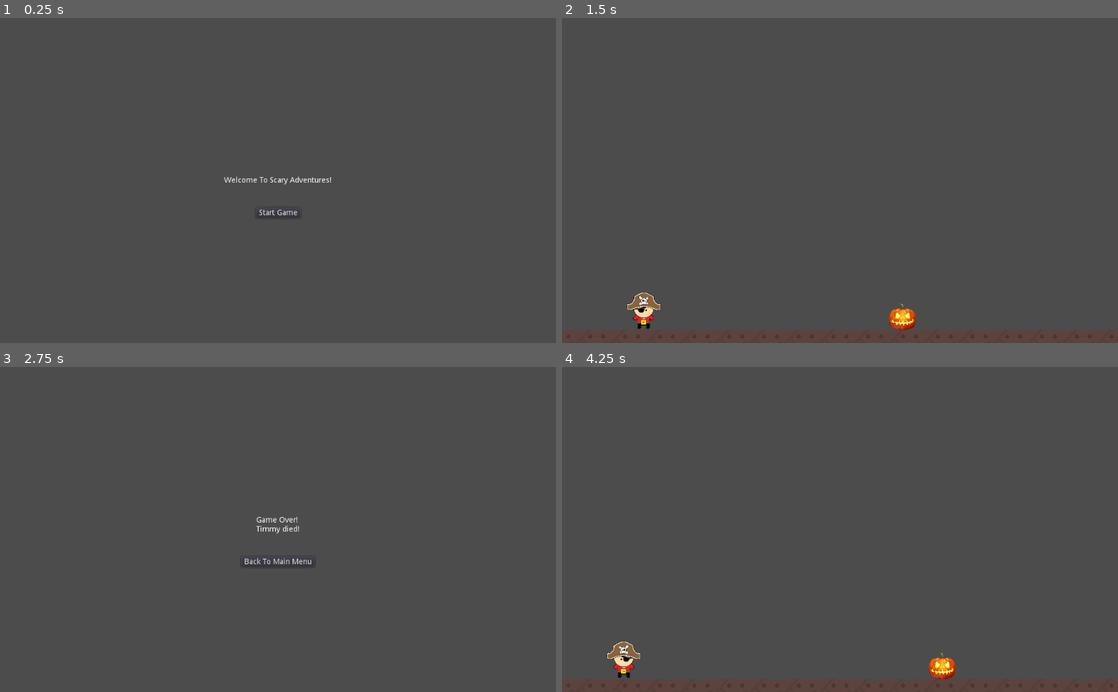
Above: before the commit, frames 1-4 (two rows, left to right).
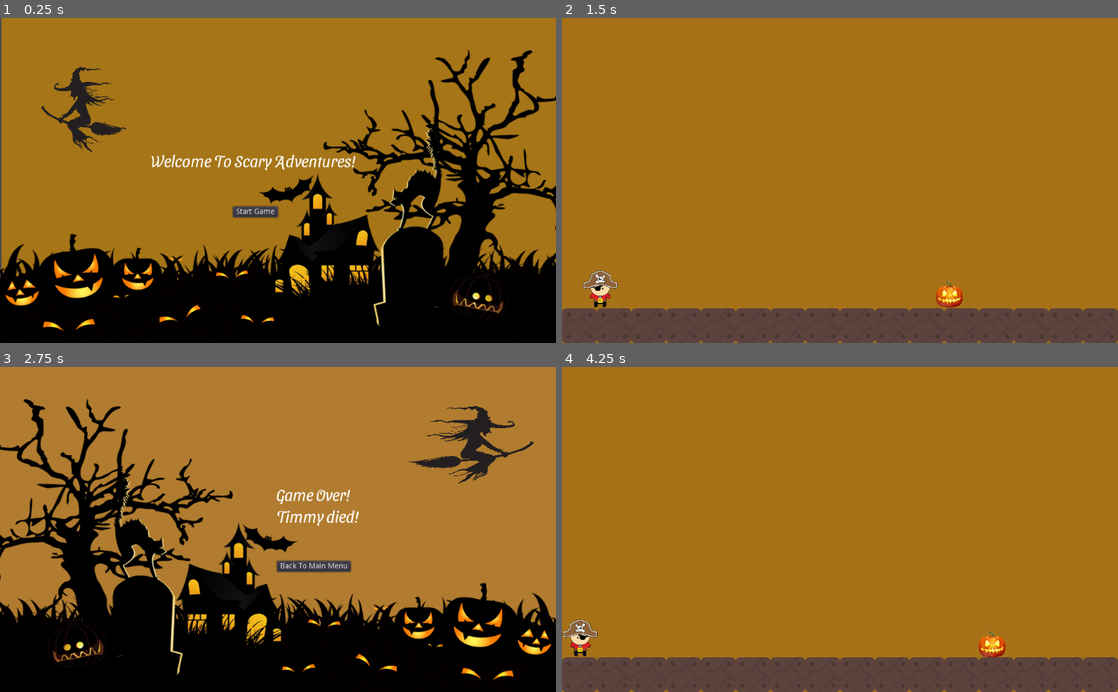
Above: after the commit, the same moments.

Repository: bsu-cs315/MJ-ScaryAdventures
Game: Godot game, scene res://src/MainMenu.tscn
The game is run twice, just before and just after one commit, with the same random seed, the same clock (stepped at 60 frames per second) and the same inputs.
Inputs:
- Up to frame 1 (0.25 s): no input
- Up to frame 2 (1.5 s): click "Start Game" at 0.5 s; hold D (move_right) from 1.28 s (still down)
- Up to frame 3 (2.75 s): keep holding D (move_right); tap Space (jump) at 1.52, 2.27 s
- Up to frame 4 (4.25 s): release D (move_right) at 2.75 s; click "Back To Main Menu" at 2.75 s; click "Start Game" at 3.5 s

The runs differ from the first frame. In frame 1, 100% of the frame differs, in the area x 0-100%, y 0-100%; in frame 2, 90%; in frame 3, 100%; in frame 4, 90%.

Commit message:
Add more pumpkins and throw them at Timmy when in range

Diff:
--- a/src/EvilPumpkin.gd
+++ b/src/EvilPumpkin.gd
@@ -3,13 +3,34 @@
 
 signal timmy_hit
 
-onready var _raycasts := [$LeftRayCast, $RightRayCast, $UpRayCast]
-
-func _ready():
-	apply_impulse(Vector2.ZERO, Vector2(-400, 0))
+onready var _can_throw := true
+onready var _is_done := false
+onready var _raycasts := [
+		$LeftRayCast,
+		$RightRayCast,
+		$UpRayCast,
+		$DownRayCast,
+		$TLRayCast,
+		$BLRayCast,
+		$TRRayCast,
+		$BRRayCast
+]
 
 
-func _physics_process(_delta):
+func _physics_process(_delta) -> void:
+	_check_for_collisions()
+
+
+func disable_can_throw() -> void:
+	_can_throw = false
+
+
+func can_throw() -> bool:
+	return _can_throw
+
+
+func _check_for_collisions() -> void:
 	for raycast in _raycasts:
 		if raycast.is_colliding():
-			emit_signal("timmy_hit")
+			if raycast.get_collider().name == "Timmy":
+				emit_signal("timmy_hit")
--- a/src/EvilPumpkin.tscn
+++ b/src/EvilPumpkin.tscn
@@ -21,17 +21,48 @@
 shape = SubResource( 1 )
 
 [node name="LeftRayCast" type="RayCast2D" parent="."]
-position = Vector2( 24.1398, 3.87346 )
+position = Vector2( 24.1398, 3.13768 )
 rotation = 1.5708
+scale = Vector2( 1.5, 1 )
 enabled = true
 
 [node name="UpRayCast" type="RayCast2D" parent="."]
 position = Vector2( 1.13687e-13, 19.894 )
 rotation = 3.14159
-scale = Vector2( 1, 0.75 )
+scale = Vector2( 1.75, 0.75 )
 enabled = true
 
 [node name="RightRayCast" type="RayCast2D" parent="."]
 position = Vector2( -24.0173, 4.25224 )
 rotation = -1.5708
+scale = Vector2( 1.75, 1 )
 enabled = true
+
+[node name="DownRayCast" type="RayCast2D" parent="."]
+position = Vector2( 0, -12.918 )
+scale = Vector2( 1.75, 0.75 )
+enabled = true
+
+[node name="TLRayCast" type="RayCast2D" parent="."]
+position = Vector2( 8.35216, 13.8089 )
+rotation = 2.35619
+scale = Vector2( 1.75, 0.75 )
+enabled = true
+
+[node name="BLRayCast" type="RayCast2D" parent="."]
+position = Vector2( 7.12719, -7.23856 )
+rotation = 0.785398
+scale = Vector2( 1.75, 0.75 )
+enabled = true
+
+[node name="TRRayCast" type="RayCast2D" parent="."]
+position = Vector2( -7.79538, 13.9203 )
+rotation = -2.35619
+scale = Vector2( 1.75, 0.75 )
+enabled = true
+
+[node name="BRRayCast" type="RayCast2D" parent="."]
+position = Vector2( -7.79536, -6.01357 )
+rotation = -0.785398
+scale = Vector2( 1.75, 0.75 )
+enabled = true
--- a/src/Level.gd
+++ b/src/Level.gd
@@ -2,8 +2,25 @@
 
 
 onready var _timmy := $Timmy
+onready var _evil_pumpkins := [
+		$EvilPumpkin,
+		$EvilPumpkin2,
+		$EvilPumpkin3,
+		$EvilPumpkin4,
+		$EvilPumpkin5
+]
 
 
 func _on_timmy_hit():
 	_timmy.die()
 	var _ignored = get_tree().change_scene("res://src/LosingScreen.tscn")
+
+
+func _on_throw_pumpkin(evil_pumpkin):
+	var next_pumpkin: RigidBody2D
+	for pumpkin in _evil_pumpkins:
+		if pumpkin == evil_pumpkin:
+			next_pumpkin = pumpkin
+	if next_pumpkin.can_throw():
+		next_pumpkin.apply_impulse(Vector2.ZERO, Vector2(-550, 0))
+		next_pumpkin.disable_can_throw()
--- a/src/Level.tscn
+++ b/src/Level.tscn
@@ -9,6 +9,7 @@
 points = PoolVector2Array( 0, 0, 64, 0, 64, 64, 0, 64 )
 
 [sub_resource type="TileSet" id=2]
+resource_local_to_scene = true
 0/name = "blockBrown_broken.png 0"
 0/texture = ExtResource( 1 )
 0/tex_offset = Vector2( 0, 0 )
@@ -34,15 +35,53 @@
 [node name="Level" type="Node2D"]
 script = ExtResource( 4 )
 
+[node name="ColorRect" type="ColorRect" parent="."]
+margin_right = 2568.0
+margin_bottom = 640.0
+color = Color( 0.701961, 0.466667, 0.0588235, 0.87451 )
+__meta__ = {
+"_edit_use_anchors_": false
+}
+
 [node name="TileMap" type="TileMap" parent="."]
 tile_set = SubResource( 2 )
 format = 1
-tile_data = PoolIntArray( 589824, 0, 0, 589825, 0, 0, 589826, 0, 0 …(478 unchanged characters)…
+tile_data = PoolIntArray( 65535, 0, 0, 131071, 0, 0, 196607, 0, 0, 262143, 0, 0, 327679, 0, 0, 393215, 0, 0, 458751, 0, 0, 524287, 0, 0, 589823, 0, 0, 655359, 0, 0, 589824, 0, 0, 589825, 0, 0, 589826, 0, 0 …(478 unchanged characters)…
+
+[node name="Background" type="TextureRect" parent="."]
+anchor_right = 1.0
+anchor_bottom = 1.0
+margin_left = -72.0
+margin_top = -72.0
+margin_right = 2304.0
+margin_bottom = 536.0
+expand = true
+stretch_mode = 1
+__meta__ = {
+"_edit_use_anchors_": false
+}
+
+[node name="Timmy" parent="." instance=ExtResource( 3 )]
+position = Vector2( 32, 544 )
 
 [node name="EvilPumpkin" parent="." instance=ExtResource( 2 )]
-position = Vector2( 956.778, 531.157 )
+position = Vector2( 792, 552 )
 mode = 2
 
-[node name="Timmy" parent="." instance=ExtResource( 3 )]
-position = Vector2( 112.126, 536.606 )
+[node name="EvilPumpkin2" parent="." instance=ExtResource( 2 )]
+position = Vector2( 1064, 552 )
+
+[node name="EvilPumpkin3" parent="." instance=ExtResource( 2 )]
+position = Vector2( 1368, 552 )
+
+[node name="EvilPumpkin4" parent="." instance=ExtResource( 2 )]
+position = Vector2( 1704, 552 )
+
+[node name="EvilPumpkin5" parent="." instance=ExtResource( 2 )]
+position = Vector2( 2072, 552 )
+[connection signal="throw_pumpkin" from="Timmy" to="." method="_on_throw_pumpkin"]
 [connection signal="timmy_hit" from="EvilPumpkin" to="." method="_on_timmy_hit"]
+[connection signal="timmy_hit" from="EvilPumpkin2" to="." method="_on_timmy_hit"]
+[connection signal="timmy_hit" from="EvilPumpkin3" to="." method="_on_timmy_hit"]
+[connection signal="timmy_hit" from="EvilPumpkin4" to="." method="_on_timmy_hit"]
+[connection signal="timmy_hit" from="EvilPumpkin5" to="." method="_on_timmy_hit"]
--- a/src/LosingScreen.tscn
+++ b/src/LosingScreen.tscn
@@ -1,19 +1,56 @@
-[gd_scene load_steps=2 format=2]
+[gd_scene load_steps=6 format=2]
 
 [ext_resource path="res://src/EndGame.gd" type="Script" id=1]
+[ext_resource path="res://assets/fonts/SansitaSwashed-VariableFont_wght.ttf" type="DynamicFontData" id=2]
+[ext_resource path="res://assets/kisspng-jack-skellington-halloween-pumpkin-costume-party-c-halloween-ghost-town-5a917aec4cdcf1.8673684015194836283148.png" type="Texture" id=3]
+[ext_resource path="res://assets/witch.png" type="Texture" id=4]
+
+[sub_resource type="DynamicFont" id=1]
+size = 30
+font_data = ExtResource( 2 )
 
 [node name="LosingScreen" type="CanvasLayer"]
 script = ExtResource( 1 )
+
+[node name="ColorRect" type="ColorRect" parent="."]
+margin_right = 1030.0
+margin_bottom = 603.0
+color = Color( 0.72549, 0.498039, 0.172549, 0.92549 )
+__meta__ = {
+"_edit_use_anchors_": false
+}
+
+[node name="Witch" type="TextureRect" parent="."]
+margin_left = 747.981
+margin_top = 70.984
+margin_right = 984.981
+margin_bottom = 215.984
+texture = ExtResource( 4 )
+expand = true
+flip_h = true
+__meta__ = {
+"_edit_use_anchors_": false
+}
+
+[node name="HalloweenBackground" type="TextureRect" parent="."]
+margin_right = 1025.0
+margin_bottom = 600.0
+texture = ExtResource( 3 )
+expand = true
+flip_h = true
+__meta__ = {
+"_edit_use_anchors_": false
+}
 
 [node name="MainMenuButton" type="Button" parent="."]
 anchor_left = 0.5
 anchor_top = 0.5
 anchor_right = 0.5
 anchor_bottom = 0.5
-margin_left = -68.0
-margin_top = 50.0
-margin_right = 68.0
-margin_bottom = 70.0
+margin_left = -2.4841
+margin_top = 57.5595
+margin_right = 133.516
+margin_bottom = 77.5595
 text = "Back To Main Menu"
 __meta__ = {
 "_edit_use_anchors_": false
@@ -24,10 +61,11 @@
 anchor_top = 0.5
 anchor_right = 0.5
 anchor_bottom = 0.5
-margin_left = -40.0
-margin_top = -24.0
-margin_right = 40.0
-margin_bottom = 24.0
+margin_left = -3.4624
+margin_top = -84.4762
+margin_right = 148.538
+margin_bottom = 32.5238
+custom_fonts/font = SubResource( 1 )
 text = "Game Over!
 Timmy died!
 "
--- a/src/MainMenu.tscn
+++ b/src/MainMenu.tscn
@@ -1,19 +1,46 @@
-[gd_scene load_steps=2 format=2]
+[gd_scene load_steps=6 format=2]
 
 [ext_resource path="res://src/MainMenu.gd" type="Script" id=1]
+[ext_resource path="res://assets/fonts/SansitaSwashed-VariableFont_wght.ttf" type="DynamicFontData" id=2]
+[ext_resource path="res://assets/kisspng-jack-skellington-halloween-pumpkin-costume-party-c-halloween-ghost-town-5a917aec4cdcf1.8673684015194836283148.png" type="Texture" id=3]
+[ext_resource path="res://assets/witch.png" type="Texture" id=4]
+
+[sub_resource type="DynamicFont" id=1]
+size = 30
+outline_color = Color( 0.0470588, 0.0431373, 0.0431373, 1 )
+font_data = ExtResource( 2 )
 
 [node name="MainMenu" type="CanvasLayer"]
 script = ExtResource( 1 )
+
+[node name="ColorRect" type="ColorRect" parent="."]
+margin_left = 3.0
+margin_right = 1025.0
+margin_bottom = 601.0
+color = Color( 0.733333, 0.498039, 0.0431373, 0.811765 )
+__meta__ = {
+"_edit_use_anchors_": false
+}
+
+[node name="Background" type="TextureRect" parent="."]
+margin_right = 1024.0
+margin_bottom = 600.0
+texture = ExtResource( 3 )
+expand = true
+__meta__ = {
+"_edit_use_anchors_": false
+}
 
 [node name="WelcomeMessage" type="Label" parent="."]
 anchor_left = 0.5
 anchor_top = 0.5
 anchor_right = 0.5
 anchor_bottom = 0.5
-margin_left = -99.0
-margin_top = -7.0
-margin_right = 99.0
-margin_bottom = 7.0
+margin_left = -234.487
+margin_top = -56.4506
+margin_right = 142.513
+margin_bottom = -19.4506
+custom_fonts/font = SubResource( 1 )
 text = "Welcome To Scary Adventures!"
 __meta__ = {
 "_edit_use_anchors_": false
@@ -24,12 +51,23 @@
 anchor_top = 0.5
 anchor_right = 0.5
 anchor_bottom = 0.5
-margin_left = -41.5
-margin_top = 50.0
-margin_right = 41.5
-margin_bottom = 70.0
+margin_left = -83.031
+margin_top = 47.7552
+margin_right = -0.0310364
+margin_bottom = 67.7552
 text = "Start Game"
 __meta__ = {
 "_edit_use_anchors_": false
 }
+
+[node name="Witch" type="TextureRect" parent="."]
+margin_left = 75.0
+margin_top = 89.0
+margin_right = 235.0
+margin_bottom = 249.0
+texture = ExtResource( 4 )
+expand = true
+__meta__ = {
+"_edit_use_anchors_": false
+}
 [connection signal="pressed" from="StartGame" to="." method="_on_StartGame_pressed"]
--- a/src/Timmy.gd
+++ b/src/Timmy.gd
@@ -1,29 +1,45 @@
 extends KinematicBody2D
 
+signal throw_pumpkin(evil_pumpkin)
 
 const GRAVITY := 900.0
 const JUMP_FORCE := 415
+const EVIL_PUMPKIN_NAMES := [
+	"EvilPumpkin",
+	"EvilPumpkin2",
+	"EvilPumpkin3",
+	"EvilPumpkin4",
+	"EvilPumpkin5",
+]
 
 var _run_speed := 200
 var _velocity := Vector2()
 var _is_grounded := true
 
-onready var player_sprite := $Sprite
+onready var _sprite := $Sprite
+onready var _raycast := $RayCast2D
 
 
 func _physics_process(delta: float):
 	_handle_vertical_movement(delta)
 	_handle_horizontal_movement()
 	_velocity = move_and_slide(_velocity, Vector2.UP)
+	if _raycast.is_colliding():
+		var collider = _raycast.get_collider()
+		if _is_an_evil_pumpkin(collider.name):
+			emit_signal("throw_pumpkin", collider)
 
+
+func die() -> void:
+	queue_free()
 
 
 func _handle_horizontal_movement() -> void:
 	if Input.is_action_pressed("move_right"):
-		player_sprite.flip_h = true
+		_sprite.flip_h = true
 		_velocity.x = _run_speed
 	elif Input.is_action_pressed("move_left"):
-		player_sprite.flip_h = false
+		_sprite.flip_h = false
 		_velocity.x = -_run_speed
 	else:
 		_velocity.x = 0
@@ -36,6 +52,8 @@
 	_is_grounded = true if is_on_floor() else false
 
 
-
-func die() -> void:
-	queue_free()
+func _is_an_evil_pumpkin(pumpkin_name) -> bool:
+	for name in EVIL_PUMPKIN_NAMES:
+		if name == pumpkin_name:
+			return true
+	return false
--- a/src/Timmy.tscn
+++ b/src/Timmy.tscn
@@ -17,3 +17,18 @@
 [node name="CollisionShape2D" type="CollisionShape2D" parent="."]
 position = Vector2( 1.23743, -1.76777 )
 shape = SubResource( 1 )
+
+[node name="Camera" type="Camera2D" parent="."]
+current = true
+limit_left = 0
+limit_bottom = 640
+limit_smoothed = true
+editor_draw_limits = true
+editor_draw_drag_margin = true
+
+[node name="RayCast2D" type="RayCast2D" parent="."]
+visible = false
+position = Vector2( 432, -9.53674e-07 )
+rotation = -1.5708
+scale = Vector2( 52, 6 )
+enabled = true
--- a/src/WinningScreen.tscn
+++ b/src/WinningScreen.tscn
@@ -1,19 +1,43 @@
-[gd_scene load_steps=2 format=2]
+[gd_scene load_steps=5 format=2]
 
 [ext_resource path="res://src/EndGame.gd" type="Script" id=1]
+[ext_resource path="res://assets/fonts/SansitaSwashed-VariableFont_wght.ttf" type="DynamicFontData" id=2]
+[ext_resource path="res://assets/kisspng-jack-skellington-halloween-pumpkin-costume-party-c-halloween-ghost-town-5a917aec4cdcf1.8673684015194836283148.png" type="Texture" id=3]
+
+[sub_resource type="DynamicFont" id=1]
+size = 30
+font_data = ExtResource( 2 )
 
 [node name="WinningScreen" type="CanvasLayer"]
 script = ExtResource( 1 )
+
+[node name="ColorBackground" type="ColorRect" parent="."]
+margin_right = 1037.0
+margin_bottom = 608.0
+color = Color( 0.619608, 0.411765, 0.0784314, 1 )
+__meta__ = {
+"_edit_use_anchors_": false
+}
+
+[node name="HalloweenBackground" type="TextureRect" parent="."]
+margin_right = 1025.0
+margin_bottom = 599.0
+texture = ExtResource( 3 )
+expand = true
+__meta__ = {
+"_edit_use_anchors_": false
+}
 
 [node name="WinningLabel" type="Label" parent="."]
 anchor_left = 0.5
 anchor_top = 0.5
 anchor_right = 0.5
 anchor_bottom = 0.5
-margin_left = -60.0
-margin_top = -7.0
-margin_right = 60.0
-margin_bottom = 7.0
+margin_left = -165.715
+margin_top = -57.184
+margin_right = 68.2849
+margin_bottom = -20.184
+custom_fonts/font = SubResource( 1 )
 text = "Congrats! You won!"
 __meta__ = {
 "_edit_use_anchors_": false
@@ -24,10 +48,10 @@
 anchor_top = 0.5
 anchor_right = 0.5
 anchor_bottom = 0.5
-margin_left = -68.0
-margin_top = 50.0
-margin_right = 68.0
-margin_bottom = 70.0
+margin_left = -124.204
+margin_top = 54.7551
+margin_right = 11.7957
+margin_bottom = 74.7551
 text = "Back To Main Menu"
 __meta__ = {
 "_edit_use_anchors_": false
Binary file added: assets/fonts/SansitaSwashed-VariableFont_wght.ttf
Binary file added: assets/kisspng-halloween-halloween-fantasy-background-5a72445dad8347.1893475715174380457107.png
Not shown, added: assets/kisspng-halloween-halloween-fantasy-background-5a72445dad8347.1893475715174380457107.png.import
Binary file added: assets/kisspng-jack-skellington-halloween-pumpkin-costume-party-c-halloween-ghost-town-5a917aec4cdcf1.8673684015194836283148.png
Not shown, added: assets/kisspng-jack-skellington-halloween-pumpkin-costume-party-c-halloween-ghost-town-5a917aec4cdcf1.8673684015194836283148.png.import
Binary file added: assets/moon_and_bats.png
Not shown, added: assets/moon_and_bats.png.import
Binary file added: assets/witch.png
Not shown, added: assets/witch.png.import
Not shown, changed: README.md
